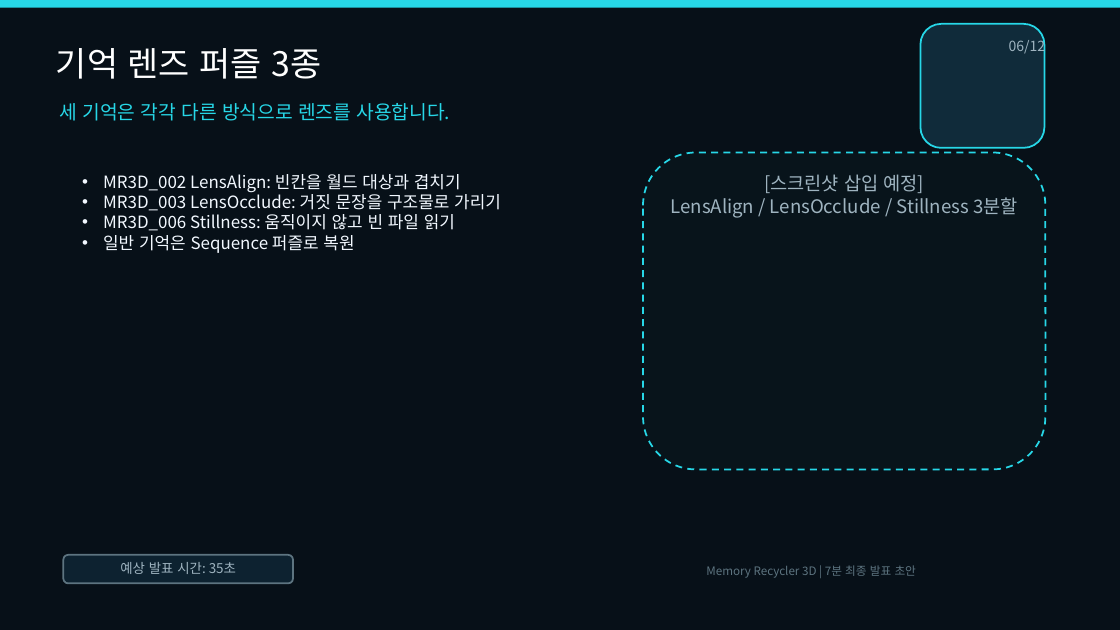
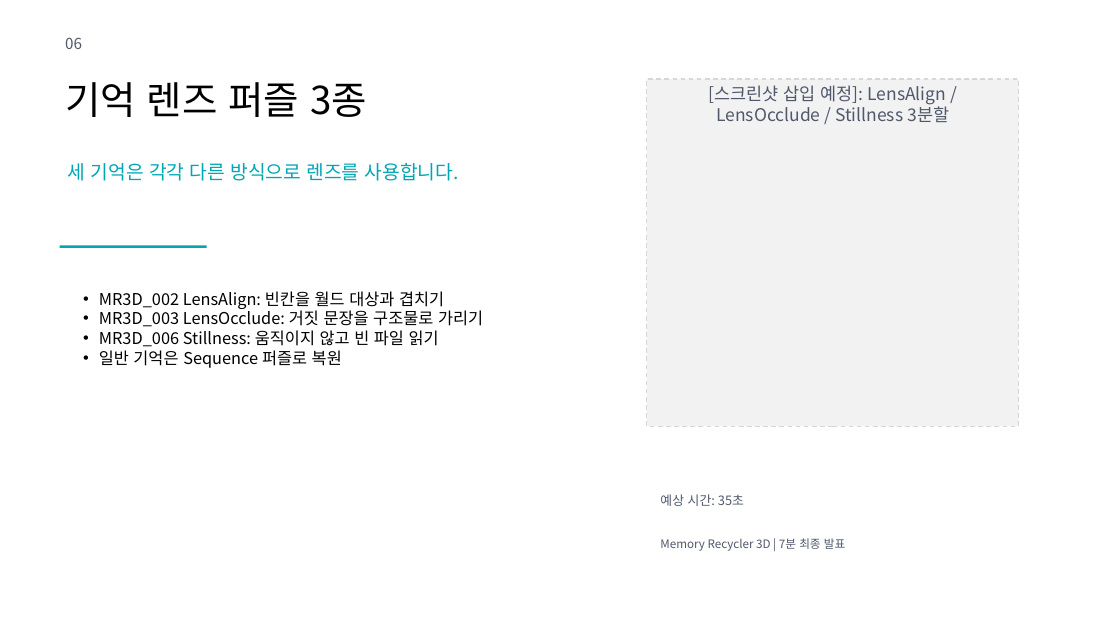
Before and after one commit to wodnd0403/memory_recycler, a slide deck: slide 6 of Docs/MemoryRecycler3D_Final_Presentation.pptx. Drawn at 1120x630 pixels with LibreOffice and Linux fonts; fonts in the diff are those of the drawing. Boxes give left, top, right and bottom in pixels: in the first picture for what was removed or moved away, otherwise in the second. Text is boxed around its words. In the diff, an @@ line names an element or a change of style, - is before the commit and + after.

Commit message:
fix: 템플릿 기반 최종 발표 PPT 한글 정상화

```diff
--- a/Docs/MemoryRecycler3D_Final_Presentation.pptx
+++ b/Docs/MemoryRecycler3D_Final_Presentation.pptx
@@ rectangle removed at <box>0,0,1120,630</box> @@
@@ rectangle removed at <box>0,0,1120,8</box> @@
@@ rounded rectangle removed at <box>921,24,1045,148</box> @@
@@ text at <box>65,37,82,49</box>: text changed; size 12 to 13 pt; text colour #9FB4C0 to #50586B @@
-06/12
+06
@@ text "기억 렌즈 퍼즐 3종": place and size @@
-text "기억 렌즈 퍼즐 3종" at <box>56,48,321,79</box>
+text "기억 렌즈 퍼즐 3종" at <box>65,82,367,117</box>
@@ text "기억 렌즈 퍼즐 3종" at <box>65,82,367,117</box>: size 29 to 33 pt, text colour #FFFFFF to #000000 @@
@@ rectangle "[스크린샷 삽입 예정]: LensAlign / ...": place and size @@
-rectangle "[스크린샷 삽입 예정]: LensAlign / ..." at <box>644,153,1046,470</box>
+rectangle "[스크린샷 삽입 예정]: LensAlign / ..." at <box>647,79,1019,426</box>
@@ rectangle "[스크린샷 삽입 예정]: LensAlign / ..." at <box>647,79,1019,426</box>: rounded rectangle to rectangle; fill #08141B to #F2F2F2; outline #27D7E7 1.5 pt dashed to #D7D7D7 1 pt dashed @@
@@ text in rectangle at <box>708,85,949,122</box>: text changed; size 16 to 15 pt; text colour #9FB4C0 to #50586B @@
-[스크린샷 삽입 예정]
-LensAlign / LensOcclude / Stillness 3분할
+[스크린샷 삽입 예정]: LensAlign / LensOcclude / Stillness 3분할
@@ text "세 기억은 각각 다른 방식으로 ...": place and size @@
-text "세 기억은 각각 다른 방식으로 ..." at <box>60,103,450,121</box>
+text "세 기억은 각각 다른 방식으로 ..." at <box>68,163,459,181</box>
@@ text "세 기억은 각각 다른 방식으로 ..." at <box>68,163,459,181</box>: text colour #27D7E7 to #00A6B4 @@
@@ rectangle added at <box>60,245,207,248</box>, fill #00A6B4 @@
@@ text "MR3D_002 LensAlign: 빈칸을 월드 대상과 ...": place and size @@
-text "MR3D_002 LensAlign: 빈칸을 월드 대상과 ..." at <box>103,174,501,253</box>
+text "MR3D_002 LensAlign: 빈칸을 월드 대상과 ..." at <box>99,291,483,368</box>
@@ text "MR3D_002 LensAlign: 빈칸을 월드 대상과 ..." at <box>99,291,483,368</box>: size 14.5 to 14 pt, text colour #F2F8FF to #000000; indent changed @@
@@ text "예상 시간: 35초": place and size @@
-text "예상 시간: 35초" at <box>63,555,292,584</box>
+text "예상 시간: 35초" at <box>660,494,744,506</box>
@@ text "예상 시간: 35초" at <box>660,494,744,506</box>: fill #0D2230 to none; outline #5D7480 1.5 pt to none @@
@@ text at <box>660,494,744,506</box>: text changed; size 11.5 to 11 pt; text colour #9FB4C0 to #50586B @@
-예상 발표 시간: 35초
+예상 시간: 35초
@@ text at <box>660,538,845,551</box>: text changed; text colour #5D7480 to #50586B @@
-Memory Recycler 3D | 7분 최종 발표 초안
+Memory Recycler 3D | 7분 최종 발표
```
Also in this commit, not shown: 11 other slides changed, 2 other files.
